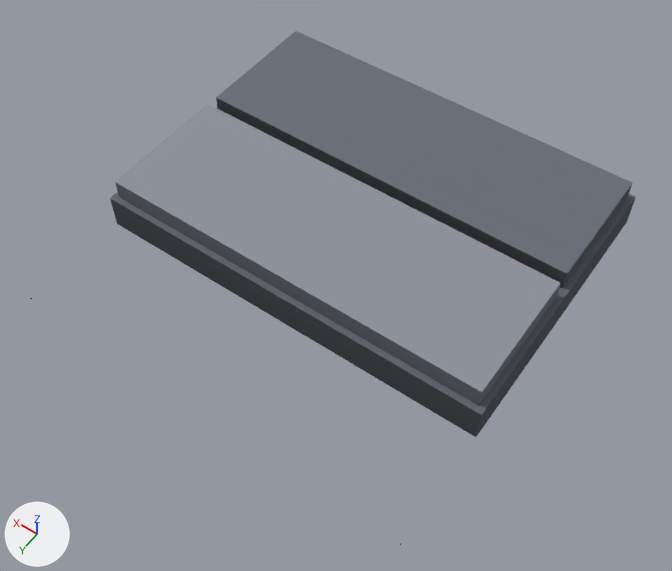
The glTF model data/model/floor_metal_tee.glb: old version first, new version second.
Rendered twice from a 50 mm camera at (-0.806, 1.138, 1.685) aimed at (-0.043, 0.07, 0.006). Arrows for +X, +Y and +Z are at lower left; the lights stay in place. The picture after the commit comes second. Vertices at exactly the same position are counted once.
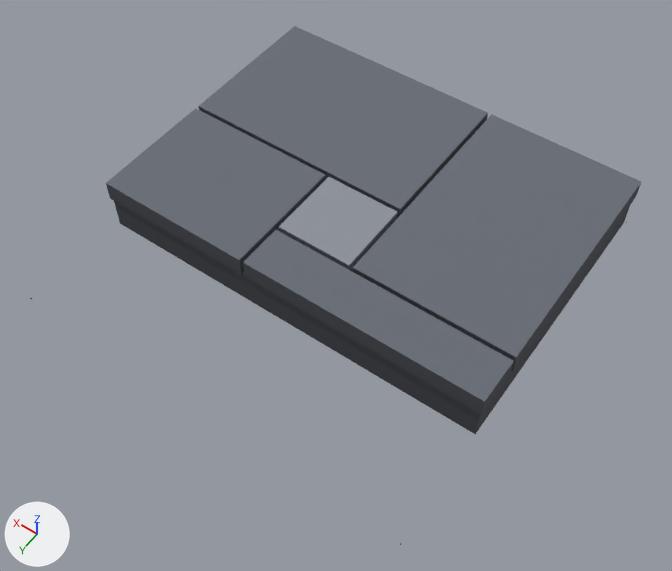
What differs and where, as boxes (x1, y1, x2, y2) in the pictures (672 x 571 px; the box of a moved part takes in the faces that stretch with it):
'Mesh_0', reshaped: before (30, 31, 636, 545); after (30, 26, 641, 545)
part 1 of me_mesh_0, added: after (114, 201, 630, 434)
part 2 of me_mesh_0, added: after (279, 177, 398, 272)
part 3 of me_mesh_0, moved or reshaped: before (110, 31, 636, 437); after (106, 26, 641, 415)

Patch to the scene script:
```diff
--- a/data/model/floor_metal_tee.glb.py
+++ b/data/model/floor_metal_tee.glb.py
@@ me_mesh_0 @@
 # used by ob_mesh_0; location = (0.0, 0.0, 0.0)
-me_mesh_0.from_pydata(...)  # 54 vertices, 84 faces; spans x -0.5..0.5, y -0.5..0.5, z 0.0..0.14
+me_mesh_0.from_pydata(...)  # 80 vertices, 120 faces; spans x -0.5..0.5, y -0.5..0.5, z 0.0..0.14
+# me_mesh_0 part 1: a new loose piece, a box spanning x -0.495..0.495, y -0.495..0.215, z 0.0..0.09, in mat_material_0 (picture img_image_0)
+# me_mesh_0 part 2: a new loose piece, a box spanning x -0.095..0.095, y -0.095..0.095, z 0.09..0.14, in mat_material_0 (picture img_image_0)
+# me_mesh_0 part 3
+# 18 vertices are removed from x -0.5..0.5, y -0.485..0.22, z 0.0..0.14
+# 36 faces are deleted
+# 16 vertices are added at x -0.5..0.5, y -0.5..0.22, z 0.09..0.14
+# 12 new vertices lie (0.0, 0.0, 0.05) away from vertices in x -0.5..0.5, y -0.5..0.22, z 0.09
+# 48 new faces join them
 me_mesh_0.materials.append(mat_material_0)
```
